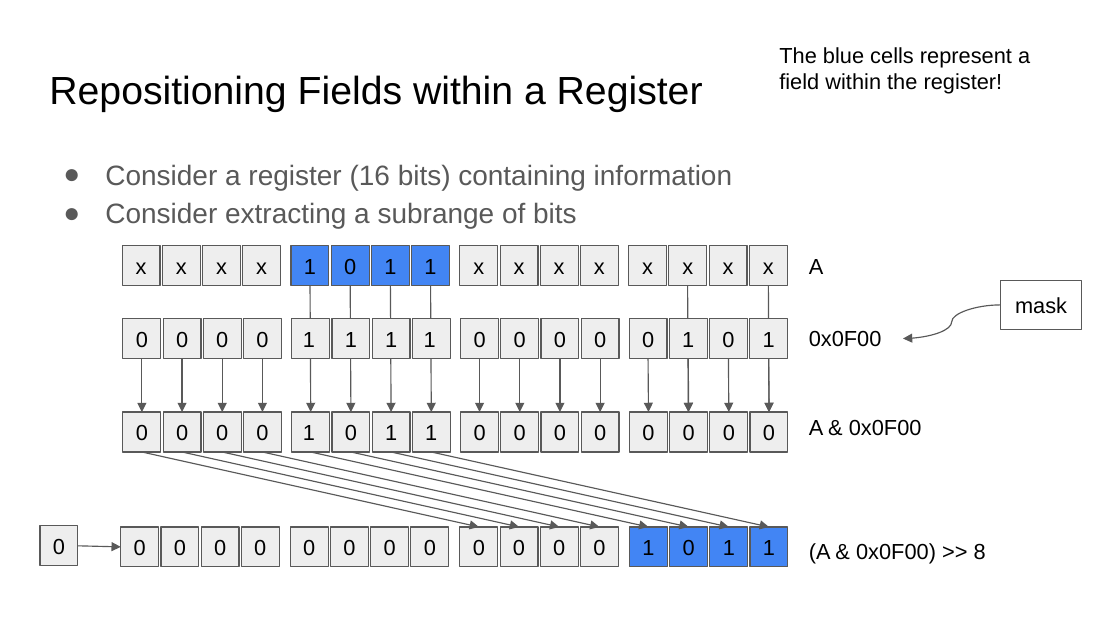
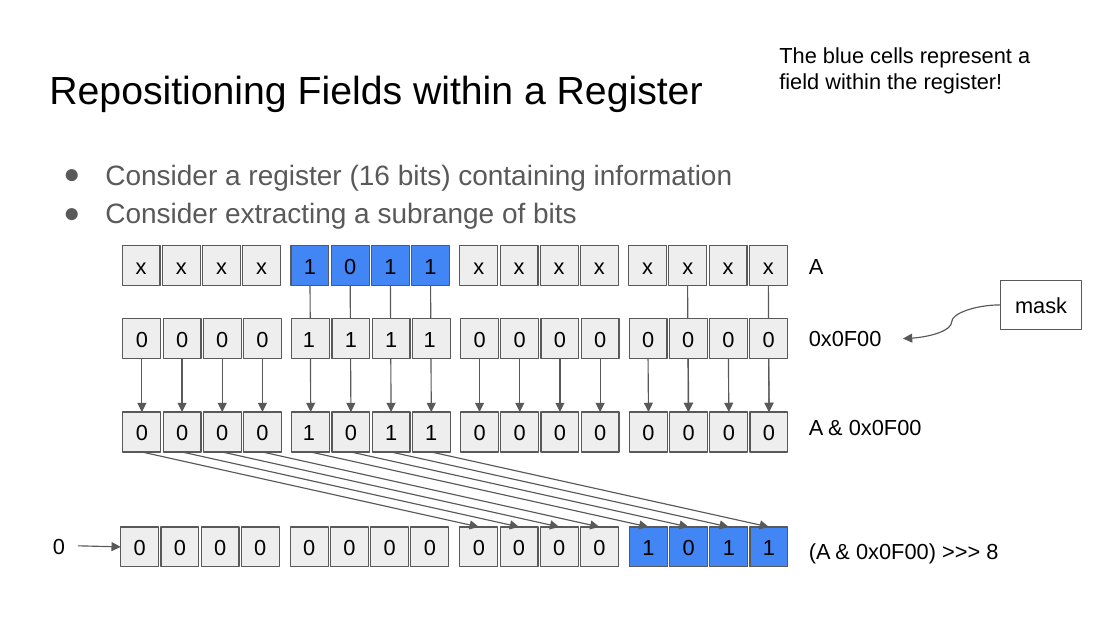
Before and after one commit to COMP122/comp122-s23, a slide deck: slide 5 of format-encodings/documents/ARCHIVE/bitwise-operations.pptx. Drawn at 1120x630 pixels with LibreOffice and Linux fonts; fonts in the diff are those of the drawing. Boxes give left, top, right and bottom in pixels: in the first picture for what was removed or moved away, otherwise in the second. Text is boxed around its words. In the diff, an @@ line names an element or a change of style, - is before the commit and + after.

```diff
--- a/format-encodings/documents/ARCHIVE/bitwise-operations.pptx
+++ b/format-encodings/documents/ARCHIVE/bitwise-operations.pptx
@@ text in rectangle at [682, 332, 694, 348]: text changed @@
-1
+0
@@ text in rectangle at [763, 331, 775, 348]: text changed @@
-1
+0
@@ text "0": place and size @@
-text "0" at [40, 526, 78, 567]
+text "0" at [53, 538, 65, 555]
@@ text "0" at [53, 538, 65, 555]: fill #EEEEEE to none; outline #595959 0.75 pt to none @@
@@ text at [809, 543, 998, 564]: text changed @@
-(A & 0x0F00) >> 8
+(A & 0x0F00) >>> 8
```
Also in this commit, not shown: 1 other slide changed, 1 other file.
